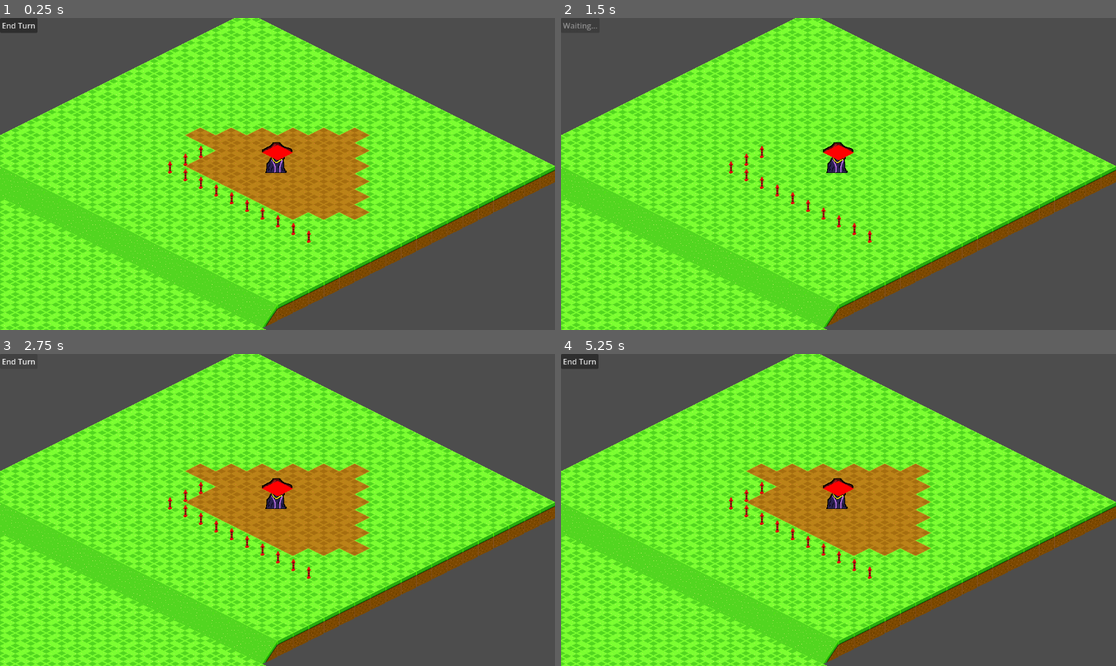
Above: before the commit, frames 1-4 (two rows, left to right).
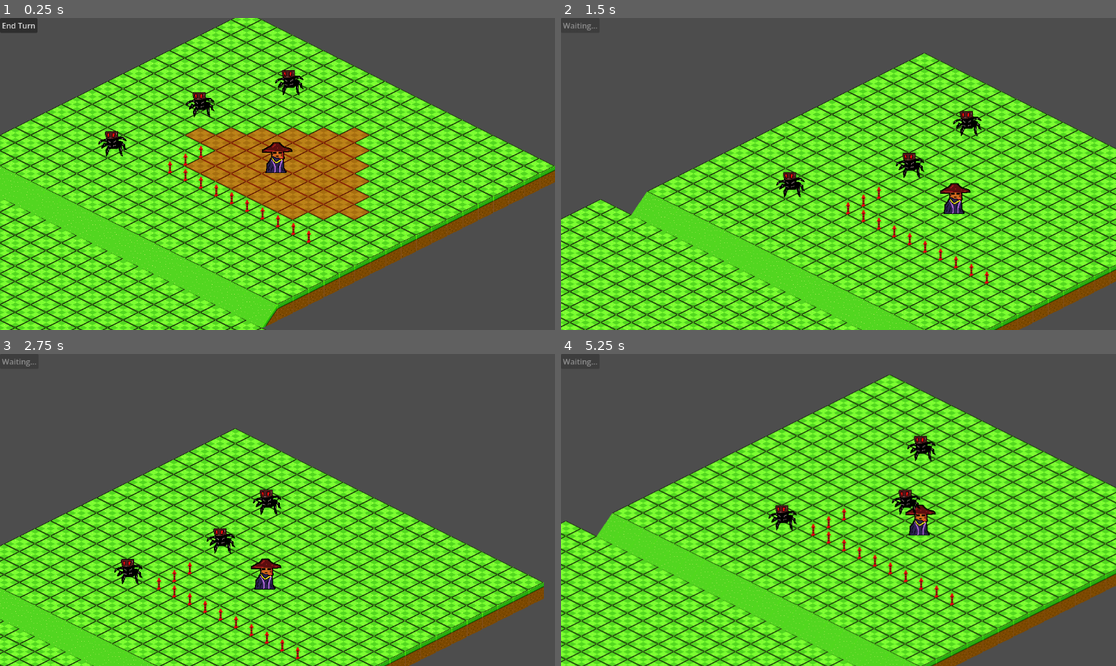
Above: after the commit, the same moments.

Repository: melyoda/godot-tactics-game
Game: Godot game, scene res://scenes/main.tscn
Two runs of this game, one before a commit and one after it. Both use one fixed random seed, a clock stepped at 60 frames per second and the inputs below.
Inputs (mouse positions are in pixels of both pictures, inside the frame that each line leads up to):
- Up to frame 1 (0.25 s): no input
- Up to frame 2 (1.5 s): click "End Turn" at 0.5 s; click (577, 24) at 1.25 s, where only the run before the commit has a clickable "End Turn"
- Up to frame 3 (2.75 s): click (16, 360) at 2 s, where only the run before the commit has a clickable "End Turn"
- Up to frame 4 (5.25 s): move the mouse to (960, 494) at 2.77 s; click (960, 494) at 2.92 s; drag from (727, 525) to (810, 572) at 3.52 s; tap Enter at 4.25 s; move the mouse to (894, 441) at 4.27 s; click (894, 441) at 4.42 s; drag from (810, 572) to (672, 463) at 5.02 s

The runs differ from the first frame. In frame 1, 14% of the frame differs, in the area x 0-100%, y 0-100%; in frame 2, 60%; in frame 3, 62%; in frame 4, 59%.

Commit message:
i messed up more

Diff:
--- a/scenes/main.tscn
+++ b/scenes/main.tscn
@@ -58,7 +58,21 @@
 text = "End Turn"
 
 [node name="Player" parent="." unique_id=182379774 instance=ExtResource("5_tefeu")]
+attack_range = 3
 
 [node name="Camera2D" type="Camera2D" parent="Player" unique_id=1961863738]
 
 [node name="Enemy" parent="." unique_id=601131930 instance=ExtResource("6_o6xl0")]
+position = Vector2(-162, -121)
+
+[node name="Enemy2" parent="." unique_id=1197318818 instance=ExtResource("6_o6xl0")]
+position = Vector2(-344, -40)
+attack_damage = 5
+attack_range = 2
+max_hp = 3
+
+[node name="Enemy3" parent="." unique_id=1554606618 instance=ExtResource("6_o6xl0")]
+position = Vector2(23, -167)
+attack_damage = 1
+max_hp = 15
+max_ap = 1
--- a/scenes/units/baseunit.tscn
+++ b/scenes/units/baseunit.tscn
@@ -12,7 +12,7 @@
 [node name="Sprite2D" type="Sprite2D" parent="." unique_id=513411866]
 
 [node name="CollisionShape2D" type="CollisionShape2D" parent="." unique_id=1591563045]
-position = Vector2(-3, -27)
+position = Vector2(0, -27)
 shape = SubResource("RectangleShape2D_svj48")
 
 [node name="HealthBar" type="TextureProgressBar" parent="." unique_id=2019425334]
--- a/scenes/units/enemy.tscn
+++ b/scenes/units/enemy.tscn
@@ -2,14 +2,15 @@
 
 [ext_resource type="PackedScene" uid="uid://dlvkdlhvfitkm" path="res://scenes/units/baseunit.tscn" id="1_ickjd"]
 [ext_resource type="Script" uid="uid://dbytukmn7vg5g" path="res://scripts/enemy_ai.gd" id="2_v0dqq"]
-[ext_resource type="Texture2D" uid="uid://wsl2b8cb87cq" path="res://assets/highdone.png" id="3_c06k3"]
+[ext_resource type="Texture2D" uid="uid://btcsnhw6q2s" path="res://assets/enemyfornow1.png" id="3_ickjd"]
 
 [node name="Enemy" unique_id=182379774 instance=ExtResource("1_ickjd")]
+position = Vector2(0, -2)
 script = ExtResource("2_v0dqq")
 
 [node name="Sprite2D" parent="." index="0" unique_id=513411866]
 position = Vector2(0, -29)
-texture = ExtResource("3_c06k3")
+texture = ExtResource("3_ickjd")
 
 [node name="CollisionShape2D" parent="." index="1" unique_id=1591563045]
 position = Vector2(0, -27)
--- a/scripts/game_manager.gd
+++ b/scripts/game_manager.gd
@@ -74,14 +74,14 @@
 
 func _transition_to_enemy_turn():
 	print("Brain: Player finished. Moving to ENEMY_TURN.")
-
-	if enemies.size() == 0:
-		start_player_turn()
-		return
 	print("👑 Iron Throne: Commencing sequential enemy operations.")
 	turn_state = TurnState.ENEMY_TURN
 	enemies_finished_this_turn = 0
 	enemy_index = 0 # Reset the pointer to the first enemy
+
+	if enemies.size() == 0:
+		start_player_turn()
+		return
 
 	_process_next_enemy()
 
Binary file added: assets/enemyfornow1.png
Not shown, added: assets/enemyfornow1.png.import
Binary file changed: assets/grassfloor.png
Not shown, added: assets/grassfloor.png~
